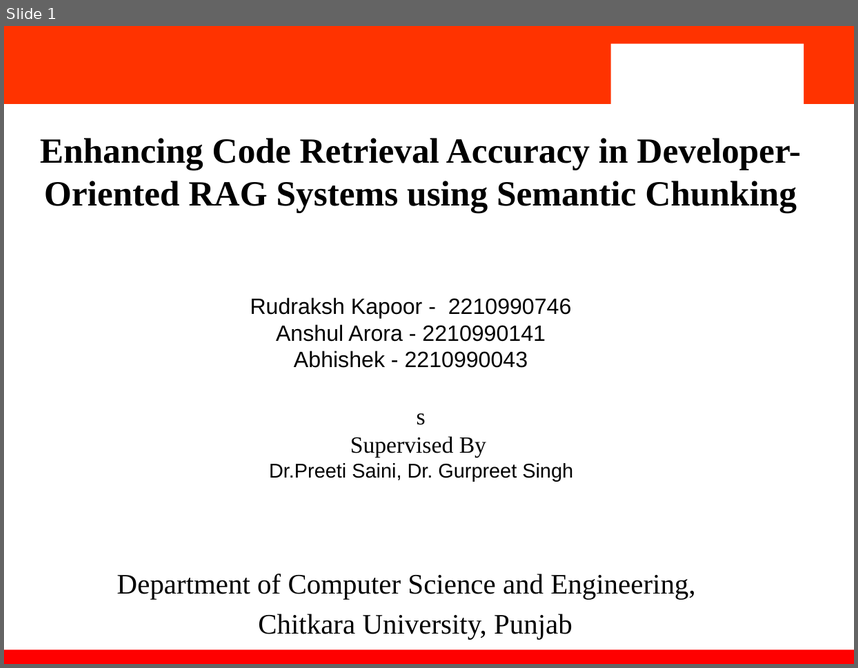
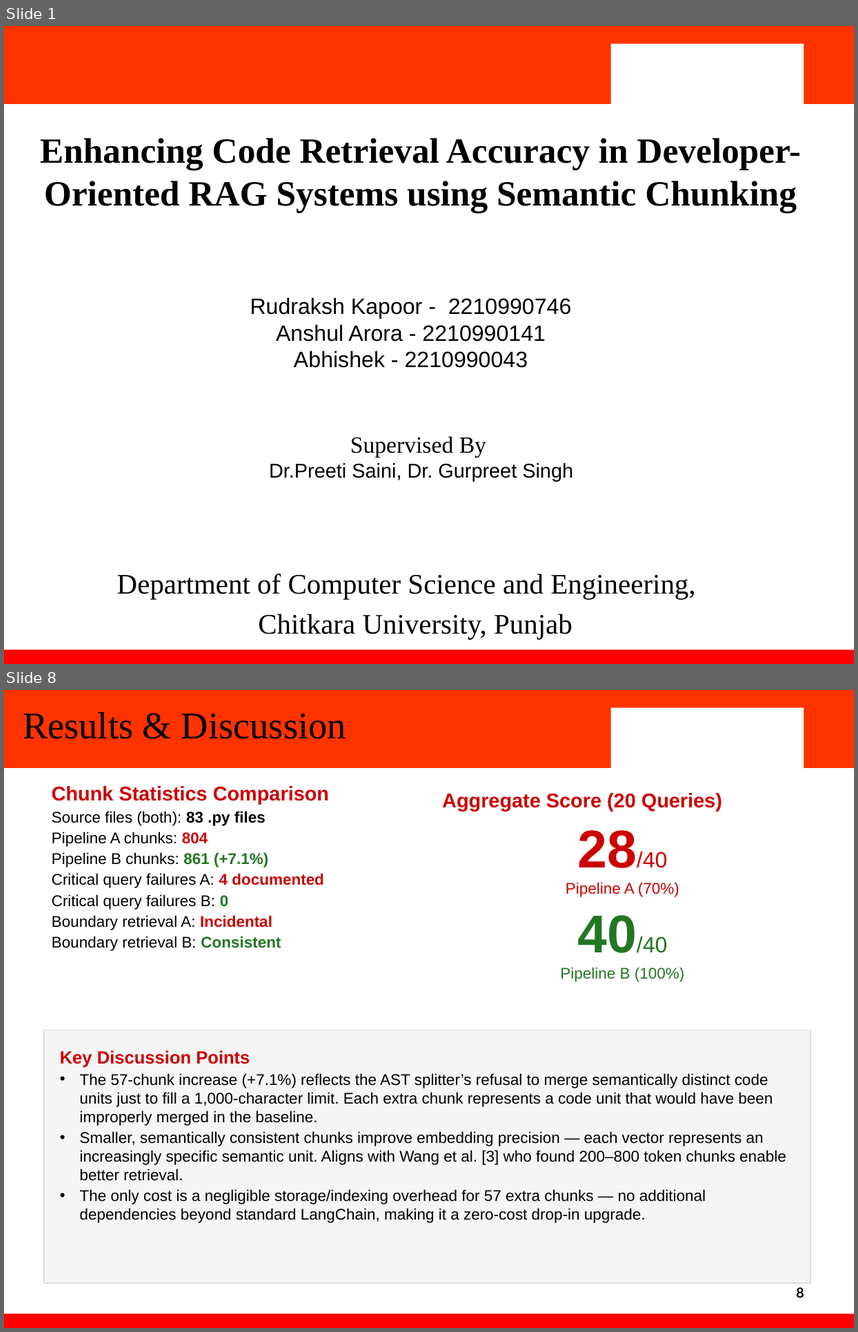
Before and after one commit to ItsRudraksh/2210990746_2210990104_2210990034, a slide deck: Team_32_PPT.pptx. Shown one above the other, each under a label of ours: slide 1 before the commit, slides 1 and 8 after it; the slides between them are not shown. The pictures are 858x668 and 858x1332 pixels, drawn with LibreOffice and Linux fonts; fonts in the diff are those of the drawing; background and template pictures are left out. Boxes give left, top, right and bottom in pixels: in the first picture for what was removed or moved away, otherwise in the second. Text is boxed around its words. In the diff, an @@ line names an element or a change of style, - is before the commit and + after.

```diff
--- a/Team_32_PPT.pptx
+++ b/Team_32_PPT.pptx
@@ slide 8 added at box(4, 690, 854, 1328), background #FFFFFF; not listed: 4 template elements that a slide beside it also shows @@
@@ title added at box(23, 712, 346, 739), 34 pt, text #000000 @@
+Results & Discussion
@@ text added at box(52, 786, 329, 951), 14 pt, text #000000 @@
+Chunk Statistics Comparison
+Source files (both): 83 .py files
+Pipeline A chunks: 804
+Pipeline B chunks: 861 (+7.1%)
+Critical query failures A: 4 documented
+Critical query failures B: 0
+Boundary retrieval A: Incidental
+Boundary retrieval B: Consistent
@@ text added at box(442, 793, 722, 982), 14 pt, text #CC0000 @@
+Aggregate Score (20 Queries)
+28/40
+Pipeline A (70%)
+40/40
+Pipeline B (100%)
@@ rectangle added at box(44, 1030, 810, 1283), fill #F5F5F5, outline #DDDDDD 1 pt, 14 pt, text #000000 @@
+Key Discussion Points
+• The 57-chunk increase (+7.1%) reflects the AST splitter’s refusal to merge semantically distinct code units just to fill a 1,000-character limit. Each extra chunk represents a code unit that would have been improperly merged in the baseline.
+• Smaller, semantically consistent chunks improve embedding precision — each vector represents an increasingly specific semantic unit. Aligns with Wang et al. [3] who found 200–800 token chunks enable better retrieval.
+• The only cost is a negligible storage/indexing overhead for 57 extra chunks — no additional dependencies beyond standard LangChain, making it a zero-cost drop-in upgrade.
@@ text added at box(796, 1287, 804, 1297), 12.5 pt, text #000000, bold @@
+8
@@ slide 1 changed as well @@
@@ text at box(417, 413, 426, 425): paragraph removed @@
-s
```
Also in this commit, not shown: 2 other slides changed, 8 other slides added, 5 slides removed.
